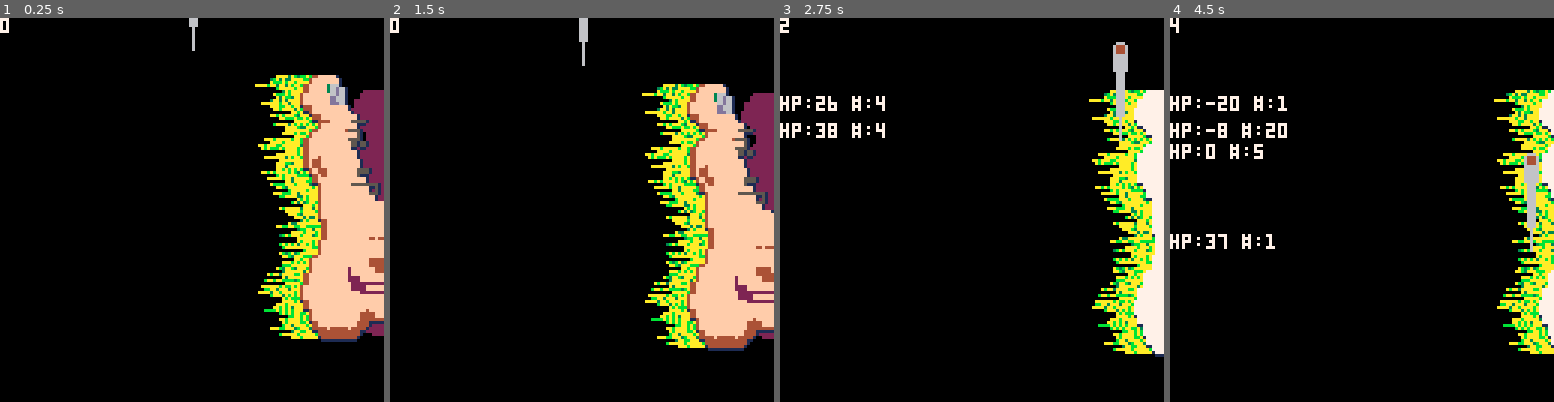
Above: before the commit, frames 1-4 (left to right).
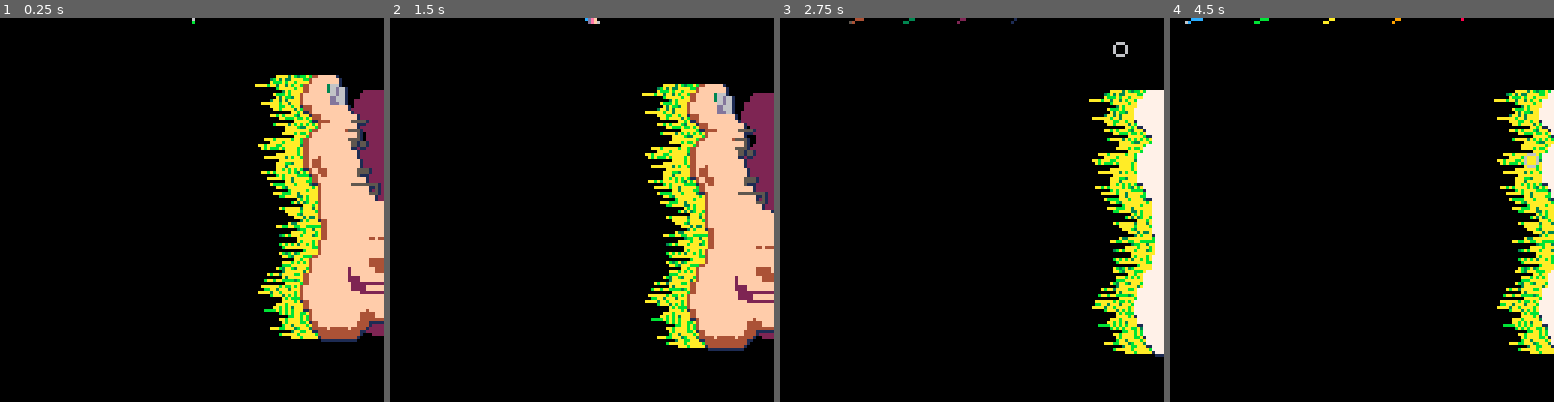
Above: after the commit, the same moments.

Repository: PingSquad/shenanijam
Game: PICO-8 cartridge dwarven-ale.p8
The game is run twice, just before and just after one commit, with the same random seed, the same clock (stepped at 60 frames per second) and the same inputs.
Inputs:
- Up to frame 1 (0.25 s): no input
- Up to frame 2 (1.5 s): tap X (X key) at 0.33, 1.07 s; tap O (Z key) at 0.7 s
- Up to frame 3 (2.75 s): hold Right 1.6-2.1 s; tap O (Z key) at 1.7, 2.1, 2.5 s; tap X (X key) at 1.85 s; hold Up 2.15-2.42 s; hold Right from 2.47 s (still down)
- Up to frame 4 (4.5 s): tap O (Z key) every 0.4 s from 2.9 to 4.1 s; tap X (X key) at 2.97, 4.08 s; release Right at 3.03 s; hold Left 3.08-3.58 s; hold Down 3.63-3.97 s; hold Right from 4.02 s (still down)

The runs differ from the first frame. In frame 1, 0.2% of the frame differs, in the area x 0-52%, y 0-9%; in frame 2, 0.3%; in frame 3, 1.5%; in frame 4, 2.4%, in the area x 0-97%, y 0-61%.

Commit message:
blinking knife

Diff:
--- a/dwarven-ale.p8
+++ b/dwarven-ale.p8
@@ -85,13 +85,13 @@
    del(f.blood_spouts, bf)
   end
  end
- debug.f=function()
-  print(#foot.blood_spouts,0,0,7)
-  y=0
-  for bs in all(foot.blood_spouts) do
-   print('hp:'..bs.hp..' #:'..#bs.drops,0,bs.y,7)
-  end
- end
+ -- debug.f=function()
+ --  print(#foot.blood_spouts,0,0,7)
+ --  y=0
+ --  for bs in all(foot.blood_spouts) do
+ --   print('hp:'..bs.hp..' #:'..#bs.drops,0,bs.y,7)
+ --  end
+ -- end
 end
 
 -- spouts blood
@@ -362,12 +362,15 @@
  -- metal
  circ(x,y-h, 2, 6)
  for lx=x-2,x+2 do
-  o = t+lx%60<1 and 1 or 0
+  o = (t+lx)%50x = flr(x-foot.offx)
+y = flr(y-foot.offy)<1 and 1 or 0
   line(x,y,lx,y-h,6+o)
  end
  --handle
  rectfill(x-1,y-h-1,
           x+1,y-h+1, 4)
+ c = 5+(t%8)/4
+ pset(x,y,c)
 
 end
 
